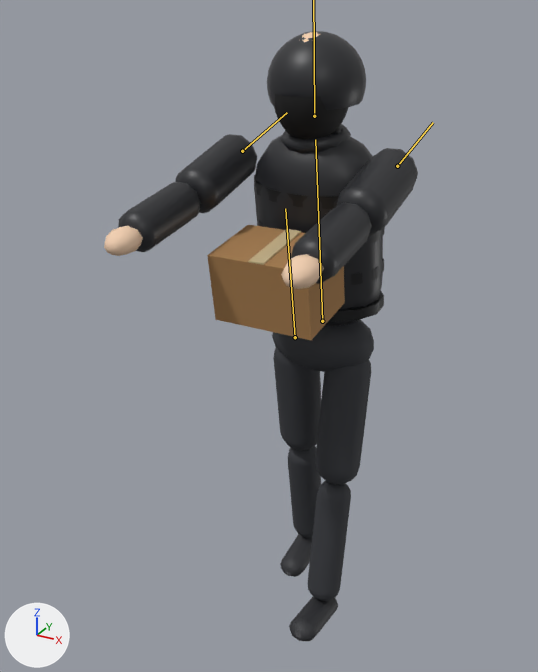
Two versions of the glTF model city-hold/public/models/placeholder/char_looter_masked_2.glb, one commit apart.
One viewpoint serves both versions: a 50 mm lens placed at (0.923, -2.04, 1.94), pointed at (-0.083, -0.212, 1.026). Arrows for +X, +Y and +Z are at lower left; the lights stay in place. The picture after the commit comes second. Both versions are drawn at frame 20 of the action 'held'; the numbers are the values there. The bones that change are drawn over the model as lines.

Names of what the first picture shows: 'Mesh_0', 'skin_12', 'skin_12.001', 'skin_12.002', 'skin_12.003', 'skin_12.004', 'skin_skin' and 1 more.
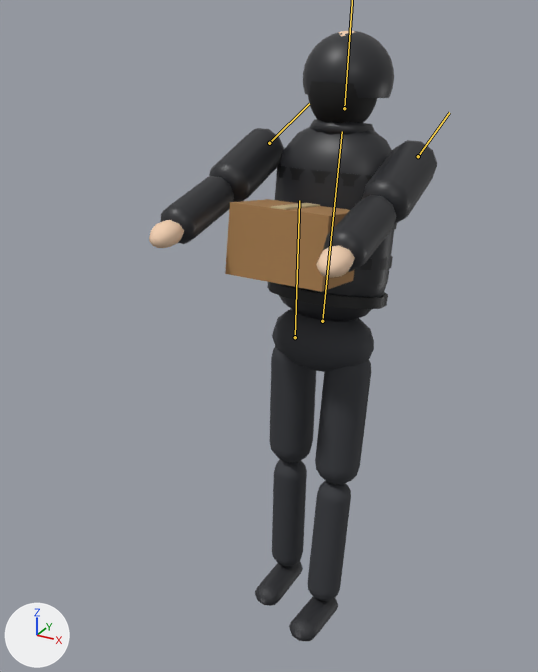
ob_carry is not drawn itself; it is the parent of ob_mesh_0, ob_mesh_1.

The edits, one by one:
Bone 'legL' (bone_legl) turns from (9, 0, 0) to (-2, 0, 0) degrees about its own x, y and z.
Bone 'torso' (bone_torso) turns from (9, 0, 0) to (-9, 0, 0) degrees about its own x, y and z.
Bone 'head' (bone_head) turns from (-4, 0, 0) to (5, 0, 0) degrees about its own x, y and z.
Bone 'armL' (bone_arml) turns from (-83, 0, 0) to (-62, 0, 0) degrees about its own x, y and z.
Bone 'armR' (bone_armr) turns from (-83, 0, 0) to (-62, 0, 0) degrees about its own x, y and z.

Location of each change, [x1, y1, x2, y2] in pixels of the pictures (538 x 672 px):
'skin_12.002', posed (8% narrower): before [118, 31, 418, 326]; after [160, 31, 437, 322]
'skin_12', posed: before [272, 320, 374, 601]; after [269, 309, 374, 601]
'Mesh_0', posed (6% narrower, 19% shorter): before [207, 225, 345, 340]; after [225, 199, 354, 292]
'skin_12.004', posed: before [274, 94, 348, 139]; after [308, 81, 377, 123]
'skin_skin', posed (6% narrower): before [104, 32, 324, 289]; after [149, 30, 355, 278]
'skin_12.003', posed: before [254, 174, 385, 321]; after [267, 165, 397, 309]
'skin_12.001', posed (42% wider, 25% shorter): before [280, 534, 338, 641]; after [255, 561, 338, 641]
bone 'legL', root to tip: before (295, 337) to (285, 208); after (295, 337) to (299, 200)
bone 'torso', root to tip: before (322, 321) to (315, 139); after (322, 321) to (342, 131)
bone 'armL', root to tip: before (242, 151) to (287, 112); after (269, 143) to (309, 103)
bone 'armR', root to tip: before (397, 166) to (433, 122); after (418, 156) to (449, 112)
